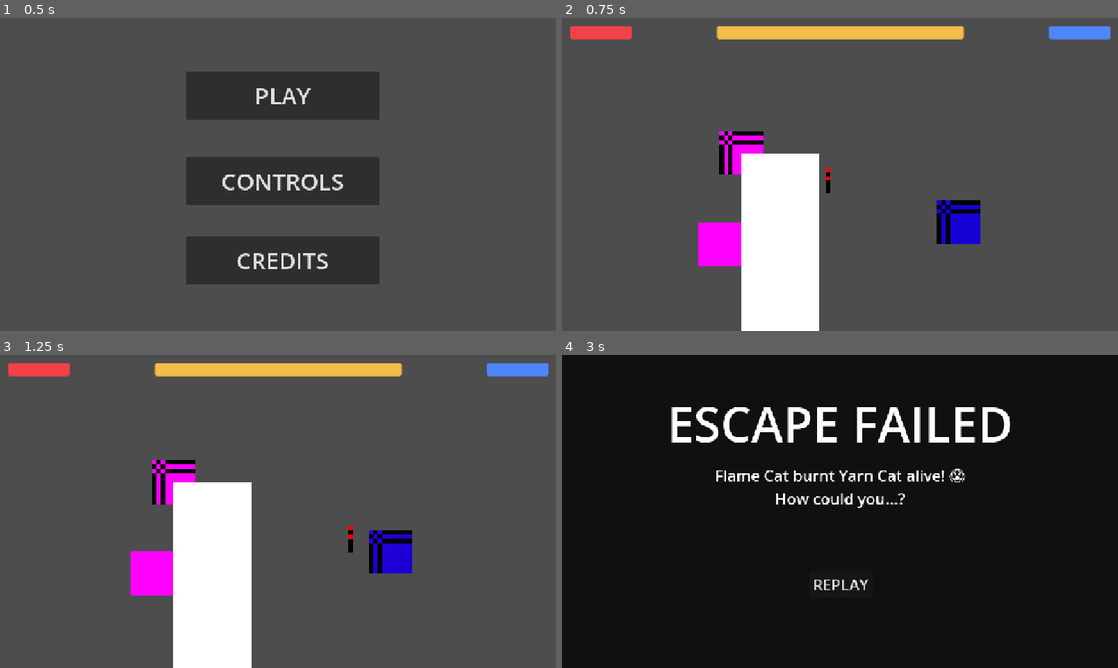
Above: before the commit, frames 1-4 (two rows, left to right).
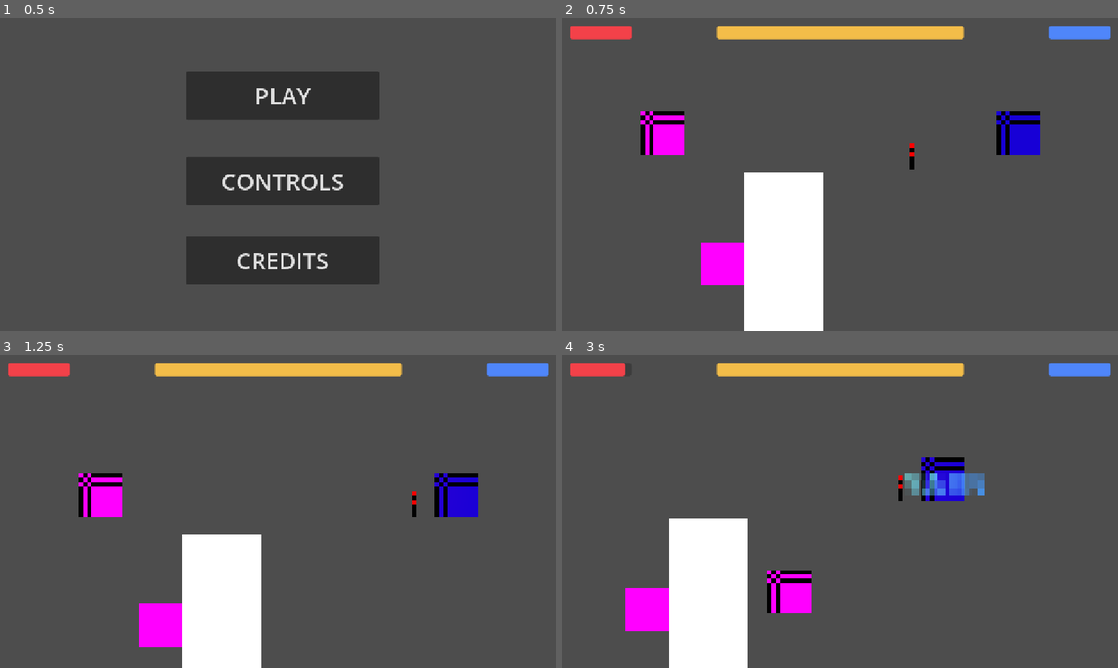
Above: after the commit, the same moments.

Repository: anqilique/GDGJam2-2025
Game: Godot game, scene res://Scenes/start_menu.tscn
The game is run twice, just before and just after one commit, with the same random seed, the same clock (stepped at 60 frames per second) and the same inputs. The engine's default icon, where the game draws it, is replaced by a stand-in: a white triangle on a blue panel in a dark square.
Inputs (mouse positions are in pixels of both pictures, inside the frame that each line leads up to):
- Up to frame 1 (0.5 s): no input
- Up to frame 2 (0.75 s): click "PLAY" at 0.5 s
- Up to frame 3 (1.25 s): no input
- Up to frame 4 (3 s): move the mouse to (962, 495) at 1.27 s; hold D (fire_cat_move_right) 1.28-2.03 s; click (962, 495) at 1.35 s; move the mouse to (728, 527) at 2.02 s; hold S (fire_cat_move_down) 2.03-2.78 s; tap Space (yarn_cat_pass_torch) at 2.1 s; move the mouse to (895, 442) at 2.77 s; hold D (fire_cat_move_right) from 2.78 s (still down); click (895, 442) at 2.85 s

Frame 1 is identical in both runs. In frame 2, 6.7% of the frame differs, in the area x 14-86%, y 29-100%; in frame 3, 10%; in frame 4, 99%, in the area x 0-100%, y 0-100%.

Commit message:
Add Wait Time to Y-FCat Burn
So minor collisions don't trigger instant death. Gives enough time for player to register contact.

Diff:
--- a/Scenes/main.tscn
+++ b/Scenes/main.tscn
@@ -15,11 +15,13 @@
 shadow_scene = ExtResource("4_jjvhh")
 
 [node name="FireCat" parent="." instance=ExtResource("2_bo1nx")]
+position = Vector2(-19, -9)
 
 [node name="YarnCat" parent="." instance=ExtResource("3_8gbba")]
-position = Vector2(50, 16)
+position = Vector2(63, -9)
 
 [node name="Torch" parent="." instance=ExtResource("5_21xkr")]
+position = Vector2(22, 0)
 
 [node name="ShadowSpawnTimer" type="Timer" parent="."]
 wait_time = 4.0
--- a/Scenes/yarn_cat.tscn
+++ b/Scenes/yarn_cat.tscn
@@ -80,6 +80,10 @@
 wait_time = 2.0
 one_shot = true
 
+[node name="BurnTimer" type="Timer" parent="."]
+wait_time = 2.0
+one_shot = true
+
 [node name="PassArea2D" type="Area2D" parent="."]
 collision_layer = 0
 
@@ -102,5 +106,6 @@
 script = ExtResource("11_lj1v2")
 
 [connection signal="timeout" from="CanDropTimer" to="." method="_on_can_drop_timer_timeout"]
+[connection signal="timeout" from="BurnTimer" to="." method="_on_burn_timer_timeout"]
 [connection signal="screen_entered" from="VisibleOnScreenNotifier2D" to="VisibleOnScreenNotifier2D" method="_on_screen_entered"]
 [connection signal="screen_exited" from="VisibleOnScreenNotifier2D" to="VisibleOnScreenNotifier2D" method="_on_screen_exited"]
--- a/Scripts/Components/Globals.gd
+++ b/Scripts/Components/Globals.gd
@@ -13,6 +13,8 @@
 
 var loss_reason = ""
 
+var alight_time = 1  # Time taken for things to set on fire
+
 
 func reset_variables():
 	torch_holder = "YarnCat"  # For determining who is holding the torch.
--- a/Scripts/YarnCat/YarnCat.gd
+++ b/Scripts/YarnCat/YarnCat.gd
@@ -15,6 +15,7 @@
 
 func _ready() -> void:
 	fire_cat = get_tree().get_first_node_in_group("FireCat")
+	$BurnTimer.wait_time = Globals.alight_time
 
 
 func _physics_process(_delta):
@@ -50,9 +51,18 @@
 
 	burn_range = $BurnArea2D.get_overlapping_bodies()
 	if fire_cat in burn_range:
-		Globals.loss_reason = "YCatBurned"
-		get_tree().change_scene_to_file("res://Scenes/loss_screen.tscn")
+		if $BurnTimer.is_stopped():
+			$BurnTimer.start()
+	else:
+		if not $BurnTimer.is_stopped():
+			$BurnTimer.stop()
+			$BurnTimer.wait_time = Globals.alight_time
 
 
 func _on_can_drop_timer_timeout() -> void:
 	can_drop = true
+
+
+func _on_burn_timer_timeout() -> void:
+	Globals.loss_reason = "YCatBurned"
+	get_tree().change_scene_to_file("res://Scenes/loss_screen.tscn")
